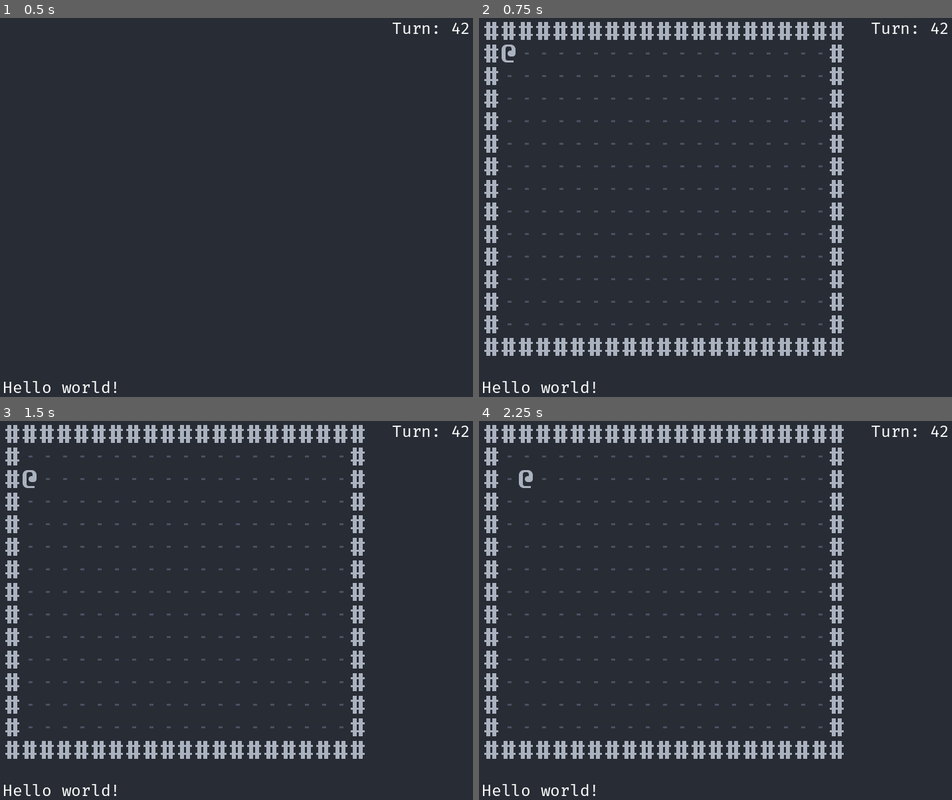
Above: before the commit, frames 1-4 (two rows, left to right).
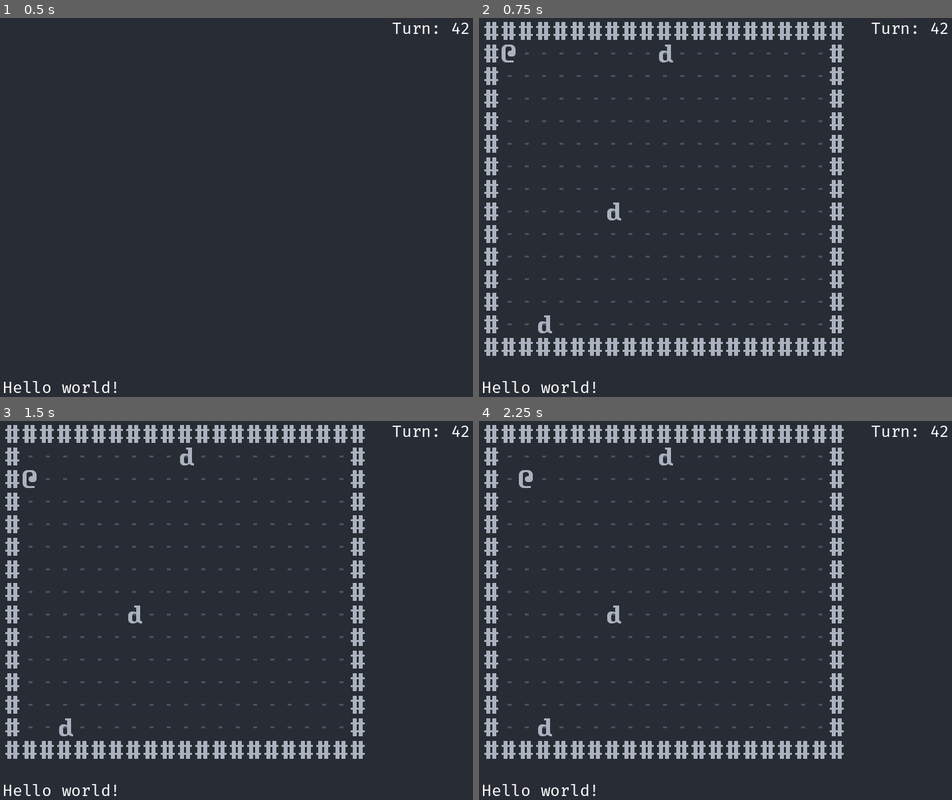
Above: after the commit, the same moments.

Repository: dave470003/froxis
Game: Godot game, scene res://scene/main/MainScene.tscn
Two runs of this game, one before a commit and one after it. Both use one fixed random seed, a clock stepped at 60 frames per second and the inputs below.
Inputs:
- Up to frame 1 (0.5 s): no input
- Up to frame 2 (0.75 s): tap Enter at 0.5 s; hold Right (move_right) from 0.53 s (still down); tap Space (init_world) at 0.6 s
- Up to frame 3 (1.5 s): tap Space (init_world) at 1.25, 1.35 s; release Right (move_right) at 1.28 s; hold Down (move_down) from 1.28 s (still down)
- Up to frame 4 (2.25 s): tap Enter at 2 s; release Down (move_down) at 2.03 s; hold Right (move_right) from 2.03 s (still down); tap Space (init_world) at 2.1 s

Frame 1 is identical in both runs. In frame 2, 0.2% of the frame differs, in the area x 12-42%, y 7-84%; in frame 3, 0.2%; in frame 4, 0.2%.

Commit message:
Step 7 of wiki. Attack and defeat dwarves.

Diff:
--- a/scene/main/DungeonBoard.gd
+++ b/scene/main/DungeonBoard.gd
@@ -8,6 +8,7 @@
 # Called when the node enters the scene tree for the first time.
 func _ready():
 	get_node("../InitWorld").sprite_created.connect(_on_InitWorld_sprite_created)
+	get_node("../RemoveObject").sprite_removed.connect(_on_RemoveObject_sprite_removed)
 	_init_dict()
 
 # Called every frame. 'delta' is the elapsed time since the previous frame.
@@ -50,3 +51,7 @@
 		for x in range(_new_DungeonSize.MAX_X):
 			_sprite_dict[g][x] = []
 			_sprite_dict[g][x].resize(_new_DungeonSize.MAX_Y)
+
+func _on_RemoveObject_sprite_removed(_sprite: Sprite2D, group_name: String,
+		x: int, y: int) -> void:
+	_sprite_dict[group_name][x][y] = null
--- a/scene/main/EnemyAI.gd
+++ b/scene/main/EnemyAI.gd
@@ -4,6 +4,7 @@
 
 var _ref_Schedule: Schedule
 var _new_GroupName := preload("res://library/GroupName.gd").new()
+var _new_ConvertCoord := preload("res://library/ConvertCoord.gd").new()
 
 # Called when the node enters the scene tree for the first time.
 func _ready():
@@ -18,4 +19,16 @@
 	if not current_sprite.is_in_group(_new_GroupName.DWARF):
 		return
 
-	get_node("../Schedule").end_turn()
+	var _pc = _ref_Schedule._actors[0]
+
+	if _pc_is_close(_pc, current_sprite):
+		print("Too close!")
+	_ref_Schedule.end_turn()
+
+func _pc_is_close(source: Sprite2D, target: Sprite2D) -> bool:
+	var source_pos: Array = _new_ConvertCoord.vector_to_array(source.position)
+	var target_pos: Array = _new_ConvertCoord.vector_to_array(target.position)
+	var delta_x: int = abs(source_pos[0] - target_pos[0]) as int
+	var delta_y: int = abs(source_pos[1] - target_pos[1]) as int
+
+	return delta_x + delta_y < 2
--- a/scene/main/InitWorld.gd
+++ b/scene/main/InitWorld.gd
@@ -3,6 +3,7 @@
 signal sprite_created(new_sprite)
 
 @onready var Player := preload("res://sprite/PC.tscn") as PackedScene
+@onready var Dwarf := preload("res://sprite/Dwarf.tscn") as PackedScene
 @onready var Wall := preload("res://sprite/Wall.tscn") as PackedScene
 @onready var Floor := preload("res://sprite/Floor.tscn") as PackedScene
 
@@ -29,6 +30,11 @@
 func _create_player():
 	_create_sprite(Player, _new_GroupName.PC, 1, 1)
 
+func _create_dwarves():
+	_create_sprite(Dwarf, _new_GroupName.DWARF, 10, 1)
+	_create_sprite(Dwarf, _new_GroupName.DWARF, 3, 13)
+	_create_sprite(Dwarf, _new_GroupName.DWARF, 7, 8)
+
 func _create_walls_and_floor():
 	# for now will just be one big room.
 	for x in range(0, _new_DungeonSize.MAX_X):
@@ -48,4 +54,5 @@
 			_initialized = true
 			_create_walls_and_floor()
 			_create_player()
+			_create_dwarves()
 			set_process_unhandled_input(false)
--- a/scene/main/MainScene.gd
+++ b/scene/main/MainScene.gd
@@ -3,10 +3,16 @@
 
 # Called when the node enters the scene tree for the first time.
 func _ready():
-	get_node("PCMove")._ref_Schedule = get_node("Schedule")
-	get_node("EnemyAI")._ref_Schedule = get_node("Schedule")
-	get_node("PCMove")._ref_DungeonBoard = get_node("DungeonBoard")
-
+	var schedule = get_node("Schedule")
+	var dungeonBoard = get_node("DungeonBoard")
+	var removeObject = get_node("RemoveObject")
+	get_node("PCMove")._ref_Schedule = schedule
+	get_node("EnemyAI")._ref_Schedule = schedule
+	get_node("PCMove")._ref_DungeonBoard = dungeonBoard
+	get_node("PCMove/PCAttack")._ref_DungeonBoard = dungeonBoard
+	get_node("PCMove/PCAttack")._ref_RemoveObject = removeObject
+	get_node("PCMove/PCAttack")._ref_Schedule = schedule
+	get_node("RemoveObject")._ref_DungeonBoard = dungeonBoard
 
 # Called every frame. 'delta' is the elapsed time since the previous frame.
 func _process(delta):
--- a/scene/main/MainScene.tscn
+++ b/scene/main/MainScene.tscn
@@ -6,7 +6,9 @@
 [ext_resource type="Script" path="res://scene/main/PCMove.gd" id="3_s2owl"]
 [ext_resource type="Script" path="res://scene/main/Schedule.gd" id="4_1ec4g"]
 [ext_resource type="Script" path="res://scene/main/EnemyAI.gd" id="5_8vwha"]
+[ext_resource type="Script" path="res://scene/main/PCAttack.gd" id="5_o6eaf"]
 [ext_resource type="Script" path="res://scene/main/DungeonBoard.gd" id="7_8pe1w"]
+[ext_resource type="Script" path="res://scene/main/RemoveObject.gd" id="9_trlfh"]
 
 [node name="MainScene" type="Node2D"]
 script = ExtResource("1_x6a0h")
@@ -19,6 +21,9 @@
 [node name="PCMove" type="Node2D" parent="."]
 script = ExtResource("3_s2owl")
 
+[node name="PCAttack" type="Node2D" parent="PCMove"]
+script = ExtResource("5_o6eaf")
+
 [node name="Schedule" type="Node2D" parent="."]
 script = ExtResource("4_1ec4g")
 
@@ -27,3 +32,6 @@
 
 [node name="DungeonBoard" type="Node2D" parent="."]
 script = ExtResource("7_8pe1w")
+
+[node name="RemoveObject" type="Node2D" parent="."]
+script = ExtResource("9_trlfh")
--- /dev/null
+++ b/scene/main/PCAttack.gd
@@ -0,0 +1,25 @@
+extends Node2D
+
+const DungeonBoard := preload("res://scene/main/DungeonBoard.gd")
+const RemoveObject := preload("res://scene/main/RemoveObject.gd")
+const Schedule := preload("res://scene/main/Schedule.gd")
+
+var _ref_DungeonBoard: DungeonBoard
+var _ref_RemoveObject: RemoveObject
+var _ref_Schedule: Schedule
+
+# Called when the node enters the scene tree for the first time.
+func _ready():
+	pass # Replace with function body.
+
+
+# Called every frame. 'delta' is the elapsed time since the previous frame.
+func _process(delta):
+	pass
+
+func attack(group_name: String, x: int, y: int) -> void:
+	if not _ref_DungeonBoard.has_sprite(group_name, x, y):
+		return
+	print("Attack.")
+	_ref_RemoveObject.remove(group_name, x, y)
+	_ref_Schedule.end_turn()
--- a/scene/main/PCMove.gd
+++ b/scene/main/PCMove.gd
@@ -2,6 +2,7 @@
 
 const Schedule := preload("res://scene/main/Schedule.gd")
 const DungeonBoard := preload("res://scene/main/DungeonBoard.gd")
+const PC_ATTACK: String = "PCAttack"
 
 var _new_InputName := preload("res://library/InputName.gd").new()
 var _new_ConvertCoord := preload("res://library/ConvertCoord.gd").new()
@@ -57,6 +58,9 @@
 		print("Cannot leave dungeon.")
 	elif _ref_DungeonBoard.has_sprite(_new_GroupName.WALL, x, y):
 		print("Cannot pass wall.")
+	elif _ref_DungeonBoard.has_sprite(_new_GroupName.DWARF, x, y):
+		set_process_unhandled_input(false)
+		get_node(PC_ATTACK).attack(_new_GroupName.DWARF, x, y)
 	else:
 		set_process_unhandled_input(false)
 		_pc.position = _new_ConvertCoord.index_to_vector(x, y)
--- /dev/null
+++ b/scene/main/RemoveObject.gd
@@ -0,0 +1,22 @@
+extends Node2D
+
+signal sprite_removed(remove_sprite, group_name, x, y)
+
+const DungeonBoard := preload("res://scene/main/DungeonBoard.gd")
+
+var _ref_DungeonBoard: DungeonBoard
+
+# Called when the node enters the scene tree for the first time.
+func _ready():
+	pass # Replace with function body.
+
+
+# Called every frame. 'delta' is the elapsed time since the previous frame.
+func _process(delta):
+	pass
+
+func remove(group_name: String, x: int, y: int) -> void:
+	var sprite: Sprite2D = _ref_DungeonBoard.get_sprite(group_name, x, y)
+
+	sprite_removed.emit(sprite, group_name, x, y)
+	sprite.queue_free()
--- a/scene/main/Schedule.gd
+++ b/scene/main/Schedule.gd
@@ -9,6 +9,7 @@
 # Called when the node enters the scene tree for the first time.
 func _ready():
 	get_node("../InitWorld").sprite_created.connect(_on_InitWorld_sprite_created)
+	get_node("../RemoveObject").sprite_removed.connect(_on_RemoveObject_sprite_removed)
 
 # Called every frame. 'delta' is the elapsed time since the previous frame.
 func _process(delta):
@@ -36,3 +37,11 @@
 
 	if _pointer > len(_actors) - 1:
 		_pointer = 0
+
+func _on_RemoveObject_sprite_removed(remove_sprite: Sprite2D,
+	_group_name: String, _x: int, _y: int) -> void:
+
+	var current_sprite: Sprite2D = _get_current()
+
+	_actors.erase(remove_sprite)
+	_pointer = _actors.find(current_sprite)
Not shown: 1 places in scene/main/MainScene.tscn that only renumber resources
